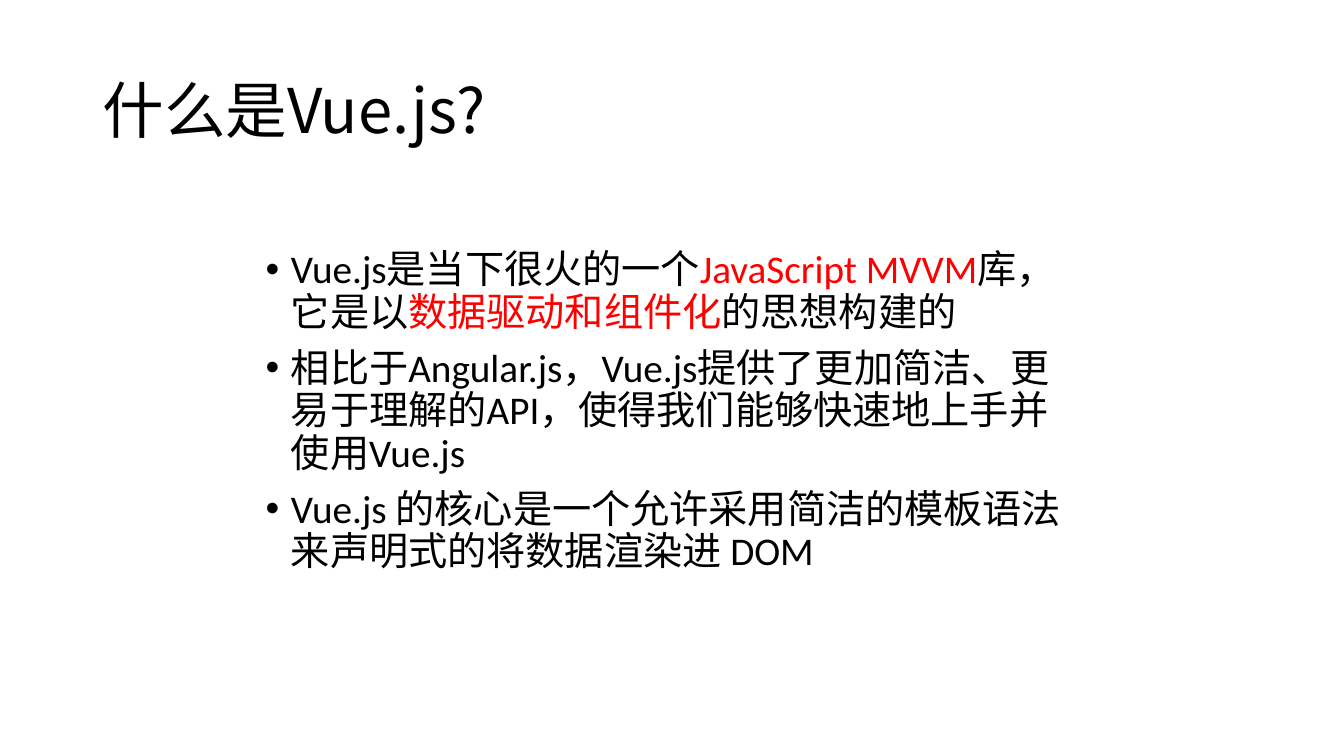
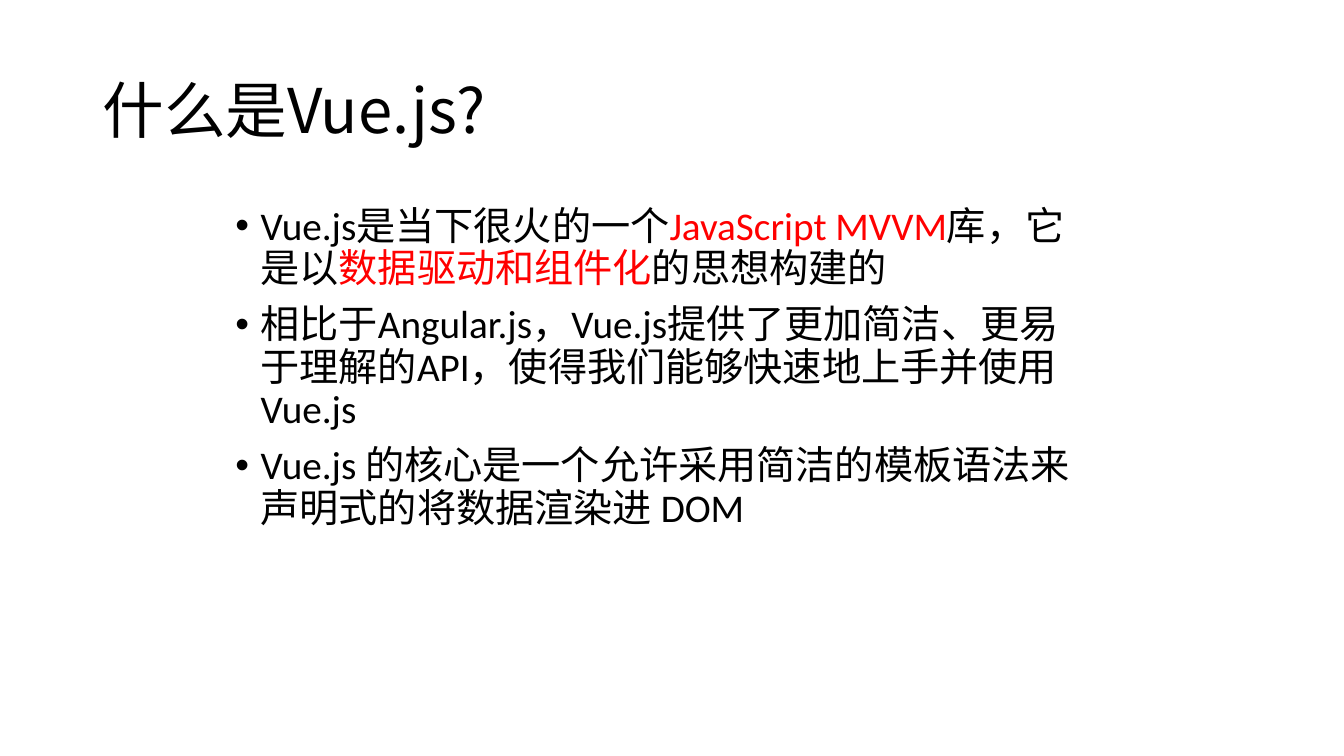
Before and after one commit to YSMJ1994/study, a slide deck: slide 2 of study_Vue/学习Vue.pptx. Drawn at 1344x756 pixels with LibreOffice and Linux fonts; fonts in the diff are those of the drawing. Boxes give left, top, right and bottom in pixels: in the first picture for what was removed or moved away, otherwise in the second. Text is boxed around its words. In the diff, an @@ line names an element or a change of style, - is before the commit and + after.

```diff
--- a/study_Vue/学习Vue.pptx
+++ b/study_Vue/学习Vue.pptx
@@ text "Vue.js是当下很火的一个JavaScript MVVM库，它是以数据驱动和组件化的思想构建的" rewrapped from (291, 250, 1061, 569) to (261, 207, 1070, 526) @@
```
Also in this commit, not shown: 5 slides added, 1 slide removed, 8 other files.
